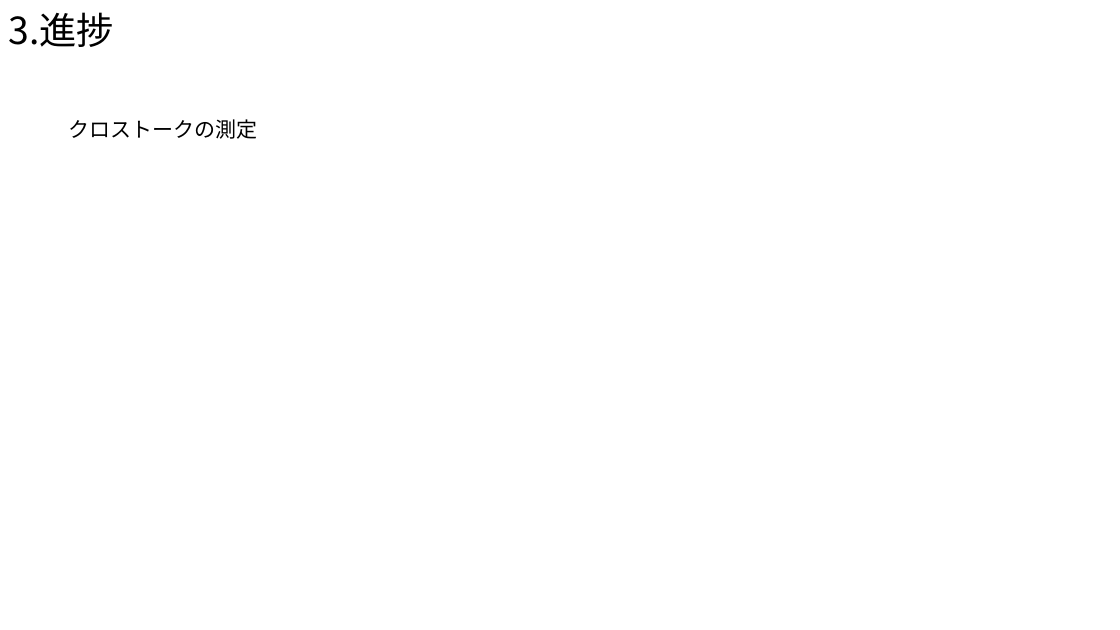
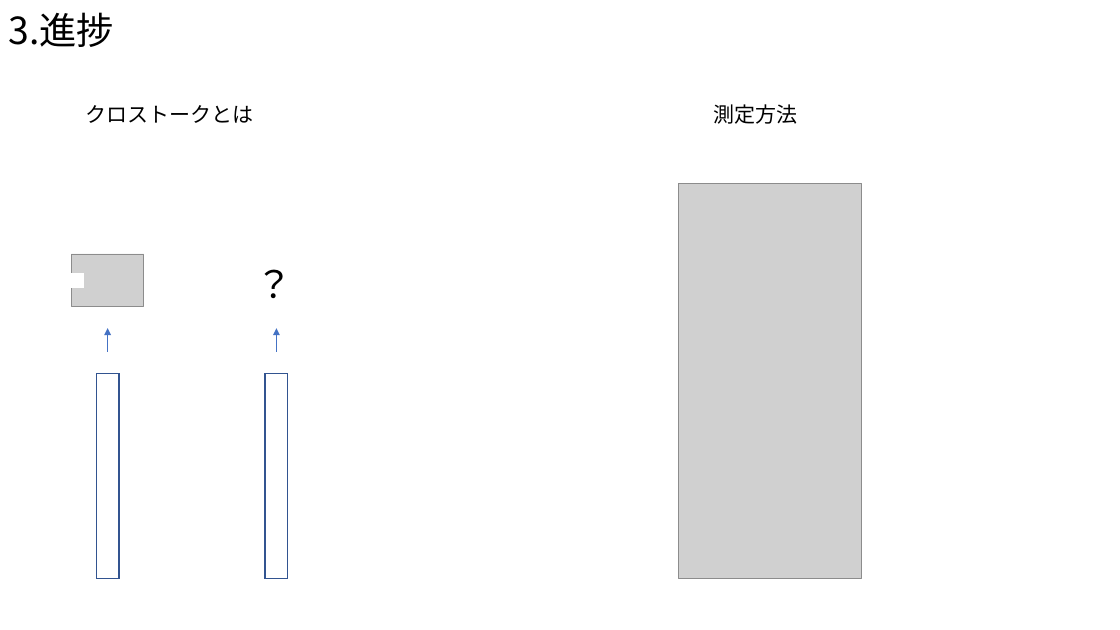
Before and after one commit to Takeuchi-yuya/Ksimulation, a slide deck: slide 10 of docs/最終発表.pptx (slide 8 before the commit). Drawn at 1120x630 pixels with LibreOffice and Linux fonts; fonts in the diff are those of the drawing; grey boxes stand for pictures. Boxes give left, top, right and bottom in pixels: in the first picture for what was removed or moved away, otherwise in the second. Text is boxed around its words. In the diff, an @@ line names an element or a change of style, - is before the commit and + after.

```diff
--- a/docs/最終発表.pptx
+++ b/docs/最終発表.pptx
@@ text at (86,105,254,123): text changed @@
-クロストークの測定
+クロストークとは
@@ text added at (713,104,797,124), 18 pt, text #000000 @@
+測定方法
@@ picture added at (679,183,862,579) @@
@@ picture added at (71,254,144,306) @@
@@ text added at (248,257,305,311), 32 pt, text #000000 @@
+？
@@ rectangle added at (71,273,84,287), fill #FFFFFF, outline #FFFFFF 1 pt @@
@@ arrow added from (108, 352) to (108, 329), #4472C4 0.5 pt @@
@@ arrow added from (276, 352) to (276, 329), #4472C4 0.5 pt @@
@@ rectangle added at (97,374,119,579), outline #325491 1 pt @@
@@ rectangle added at (266,374,288,579), outline #325491 1 pt @@
```
Also in this commit, not shown: 6 other slides changed, 2 slides added, 1 slide removed.
